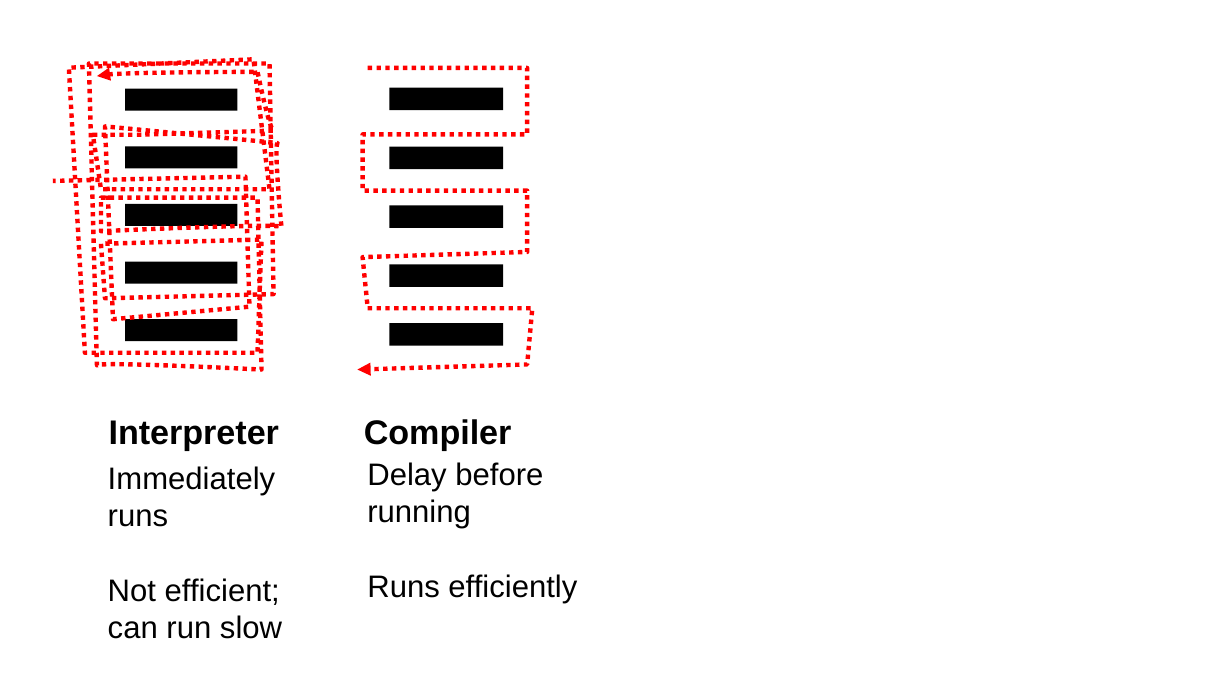
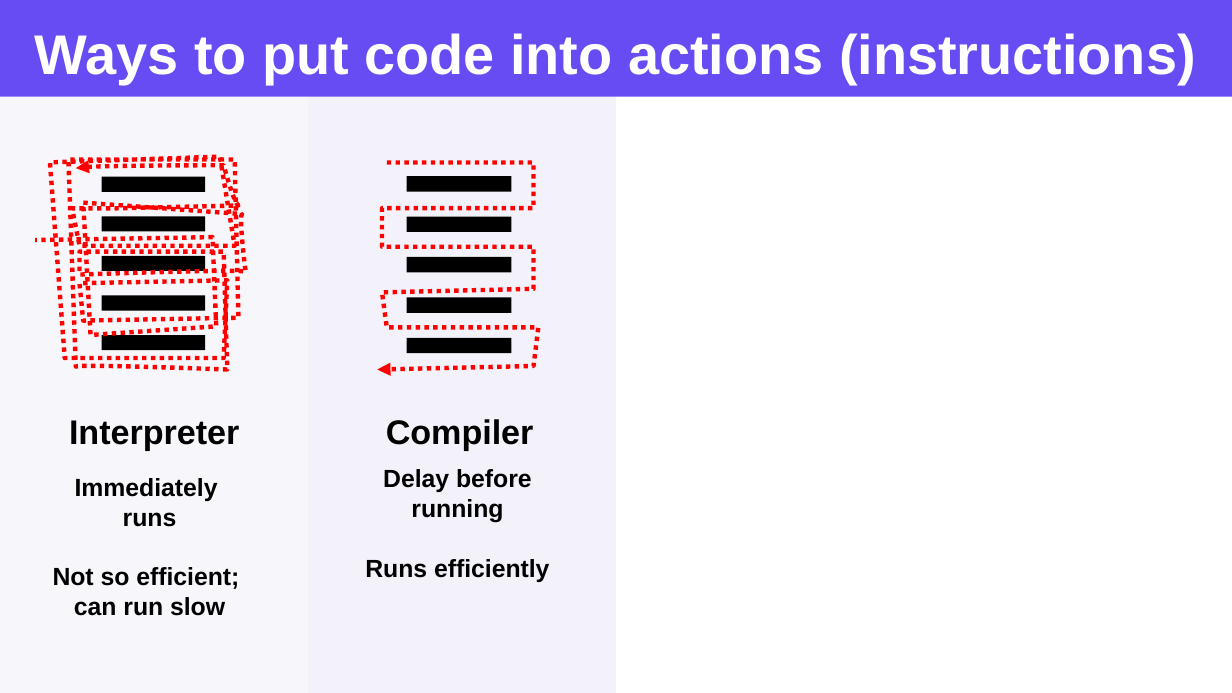
Before and after one commit to appijumbo/talks, a slide deck: slide 7 of WebAssembly Lightening Talk/webAssembly Talk v6.pptx (slide 6 before the commit). Drawn at 1232x693 pixels with LibreOffice and Linux fonts; fonts in the diff are those of the drawing. Boxes give left, top, right and bottom in pixels: in the first picture for what was removed or moved away, otherwise in the second. Text is boxed around its words. In the diff, an @@ line names an element or a change of style, - is before the commit and + after.

```diff
--- a/WebAssembly Lightening Talk/webAssembly Talk v6.pptx
+++ b/WebAssembly Lightening Talk/webAssembly Talk v6.pptx
@@ rectangle added at (x1=0, y1=0, x2=1232, y2=97), fill #684CF3 @@
@@ text added at (x1=35, y1=33, x2=1196, y2=84), 36 pt, text #FFFFFF, bold @@
+Ways to put code into actions (instructions)
@@ rectangle added at (x1=0, y1=97, x2=309, y2=693), fill #F7F7FB @@
@@ rectangle added at (x1=309, y1=97, x2=617, y2=693), fill #F3F2FA @@
@@ freeform shape resized from (x1=53, y1=59, x2=282, y2=370) to (x1=35, y1=157, x2=246, y2=370) @@
@@ rectangle resized from (x1=125, y1=146, x2=238, y2=169) to (x1=102, y1=177, x2=206, y2=192) @@
@@ freeform shape resized from (x1=358, y1=68, x2=533, y2=370) to (x1=378, y1=162, x2=539, y2=369) @@
@@ rectangle resized from (x1=389, y1=146, x2=503, y2=169) to (x1=407, y1=177, x2=512, y2=192) @@
@@ rectangle resized from (x1=125, y1=205, x2=238, y2=227) to (x1=102, y1=217, x2=206, y2=233) @@
@@ rectangle resized from (x1=389, y1=206, x2=503, y2=228) to (x1=407, y1=217, x2=512, y2=233) @@
@@ rectangle resized from (x1=125, y1=262, x2=238, y2=284) to (x1=102, y1=256, x2=206, y2=272) @@
@@ rectangle resized from (x1=389, y1=265, x2=503, y2=287) to (x1=407, y1=257, x2=512, y2=273) @@
@@ rectangle resized from (x1=389, y1=88, x2=503, y2=111) to (x1=102, y1=295, x2=206, y2=311) @@
@@ rectangle resized from (x1=125, y1=88, x2=238, y2=111) to (x1=407, y1=297, x2=512, y2=313) @@
@@ rectangle resized from (x1=125, y1=320, x2=238, y2=342) to (x1=102, y1=335, x2=206, y2=351) @@
@@ rectangle resized from (x1=389, y1=323, x2=503, y2=345) to (x1=407, y1=338, x2=512, y2=353) @@
@@ text "Interpreter" moved from (x1=109, y1=420, x2=279, y2=450) to (x1=69, y1=420, x2=239, y2=450) @@
@@ text "Compiler" moved from (x1=364, y1=419, x2=512, y2=450) to (x1=386, y1=419, x2=534, y2=450) @@
@@ text "Immediately" moved from (x1=108, y1=466, x2=282, y2=639) to (x1=53, y1=478, x2=239, y2=616) @@
@@ text at (x1=74, y1=478, x2=225, y2=616): size 20 to 16 pt, bold on in "Immediately", "runs", "can run slow"; alignment left to centre @@
@@ text "Delay before running" moved from (x1=367, y1=462, x2=577, y2=603) to (x1=365, y1=469, x2=550, y2=582) @@
@@ text "Delay before running" at (x1=365, y1=469, x2=550, y2=582): size 20 to 16 pt, bold on; alignment left to centre @@
@@ text at (x1=53, y1=567, x2=239, y2=589): text changed; size 20 to 16 pt; bold on @@
-Not efficient;
+Not so efficient;
```
Also in this commit, not shown: 4 other slides changed, 1 slide added, 8 other files.
